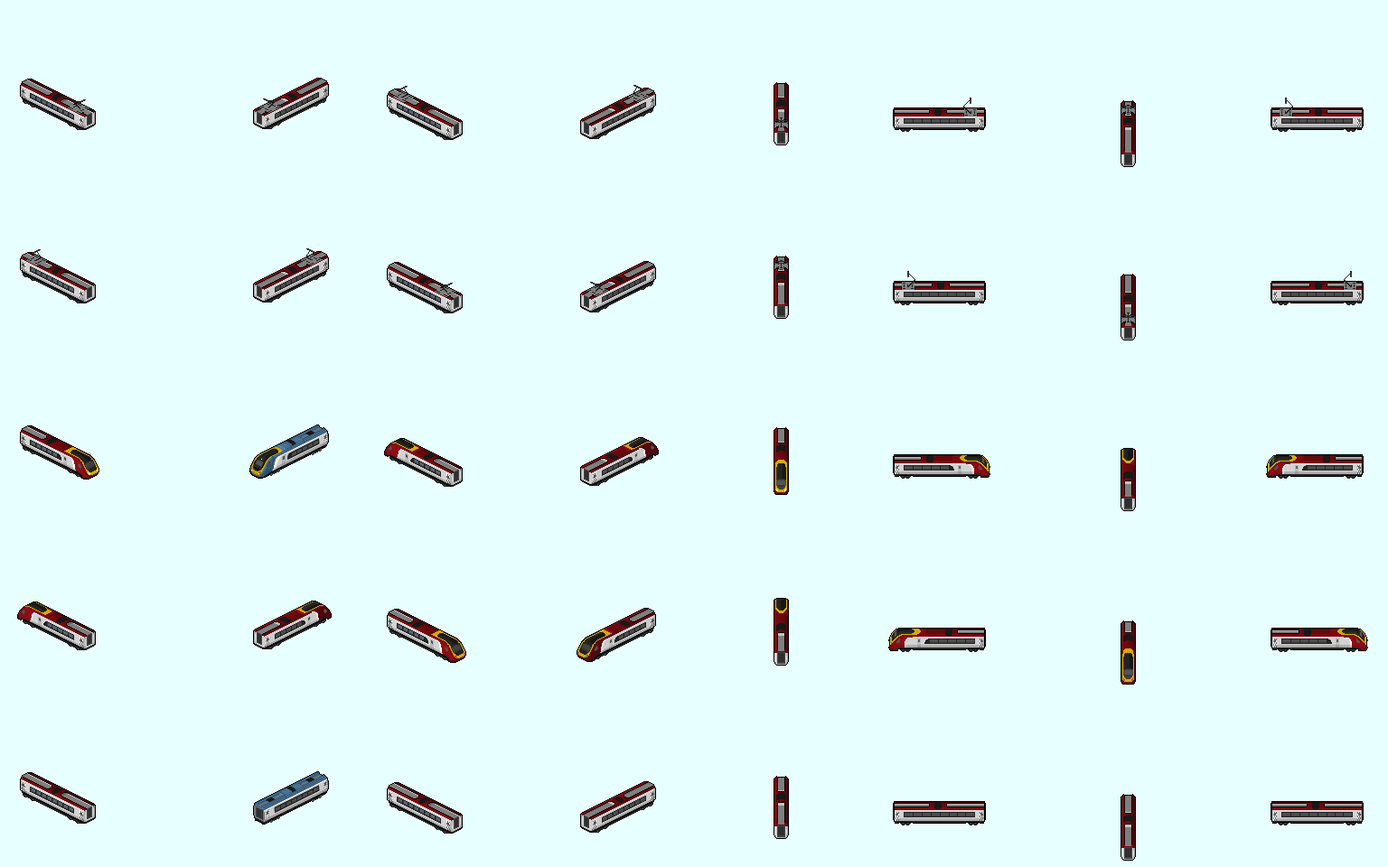
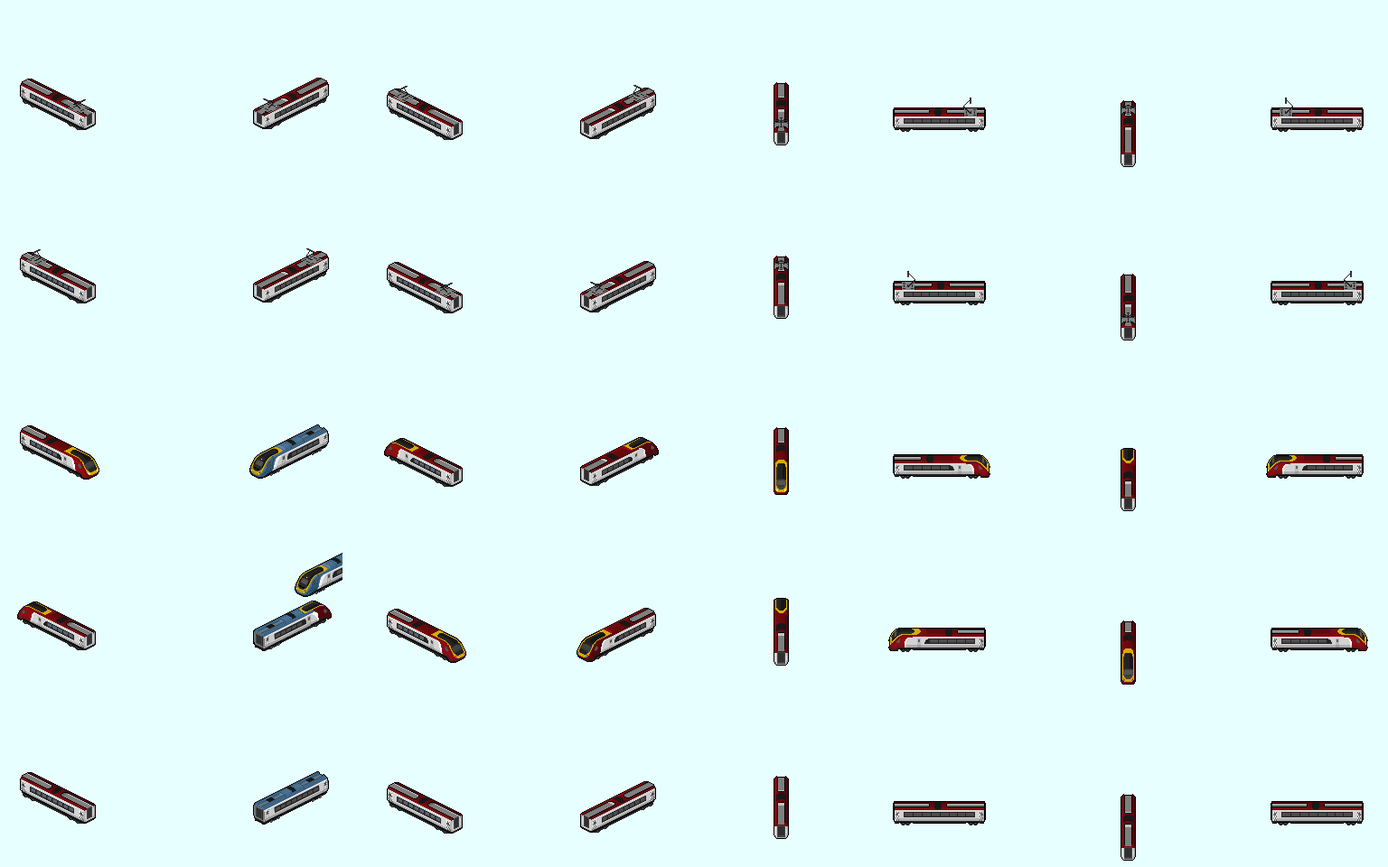
Layer changes from the first 1388×867 image to the second:
added layer "Ebene copy" above "Ebene" over [252, 552, 343, 806]
